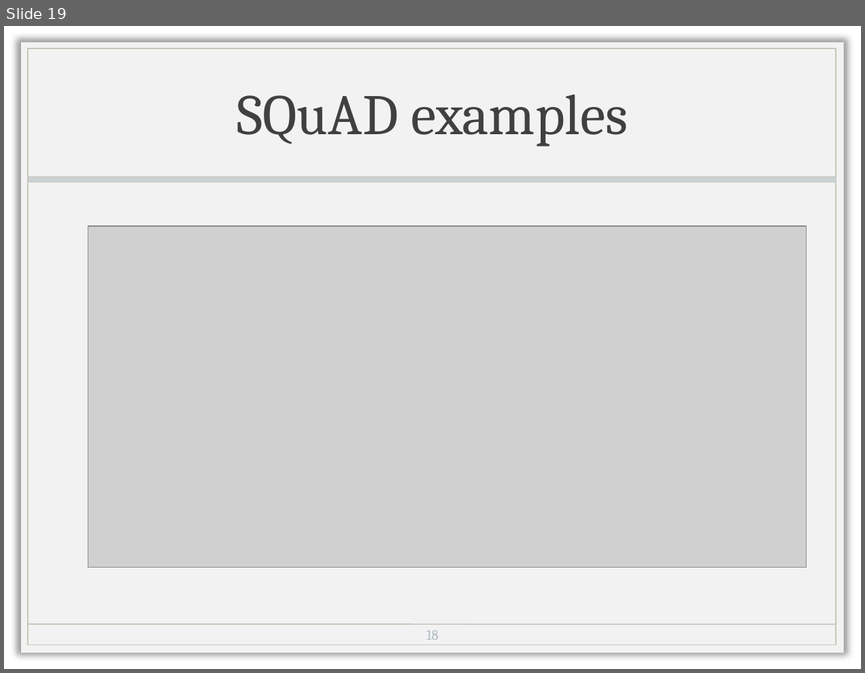
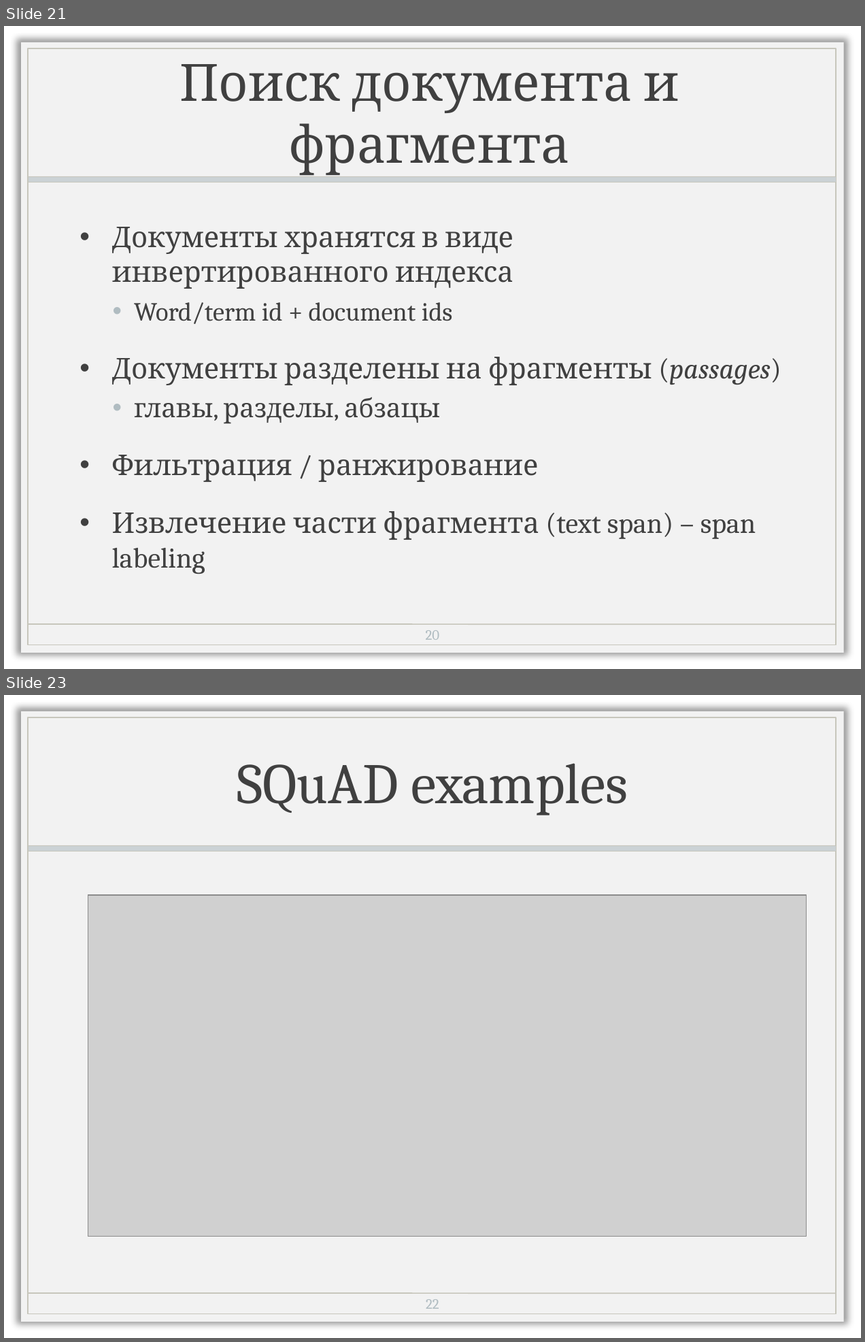
Before and after one commit to named-entity/hse-nlp, a slide deck: 4th_year/Slides/8_information-extraction.pptx. Shown one above the other, each under a label of ours: slide 19 before the commit, slides 21 and 23 after it; the slides between them are not shown. The pictures are 865x673 and 865x1342 pixels, drawn with LibreOffice and Linux fonts; fonts in the diff are those of the drawing; grey boxes stand for pictures; background and template pictures are left out. Boxes give left, top, right and bottom in pixels: in the first picture for what was removed or moved away, otherwise in the second. Text is boxed around its words. In the diff, an @@ line names an element or a change of style, - is before the commit and + after.

```diff
--- a/4th_year/Slides/8_information-extraction.pptx
+++ b/4th_year/Slides/8_information-extraction.pptx
@@ slide 21 added at (4, 26, 861, 669), background picture (left out); not listed: 4 template elements that a slide beside it also shows @@
@@ title added at (179, 64, 679, 175), 43.2 pt, text #404040 @@
+Поиск документа и фрагмента
@@ text added at (112, 227, 781, 573), 24 pt, text #404040 @@
+• Документы хранятся в виде инвертированного индекса
+  • Word/term id + document ids
+• Документы разделены на фрагменты (passages)
+  • главы, разделы, абзацы
+• Фильтрация / ранжирование
+• Извлечение части фрагмента (text span) – span labeling
@@ page number added at (426, 630, 440, 639), 12 pt, text #B0BCC1 @@
+20
@@ what was slide 19 is now slide 23 @@
@@ page number at (426, 1299, 439, 1308): text changed @@
-18
+22
```
Also in this commit, not shown: 5 other slides added, 1 other file.
